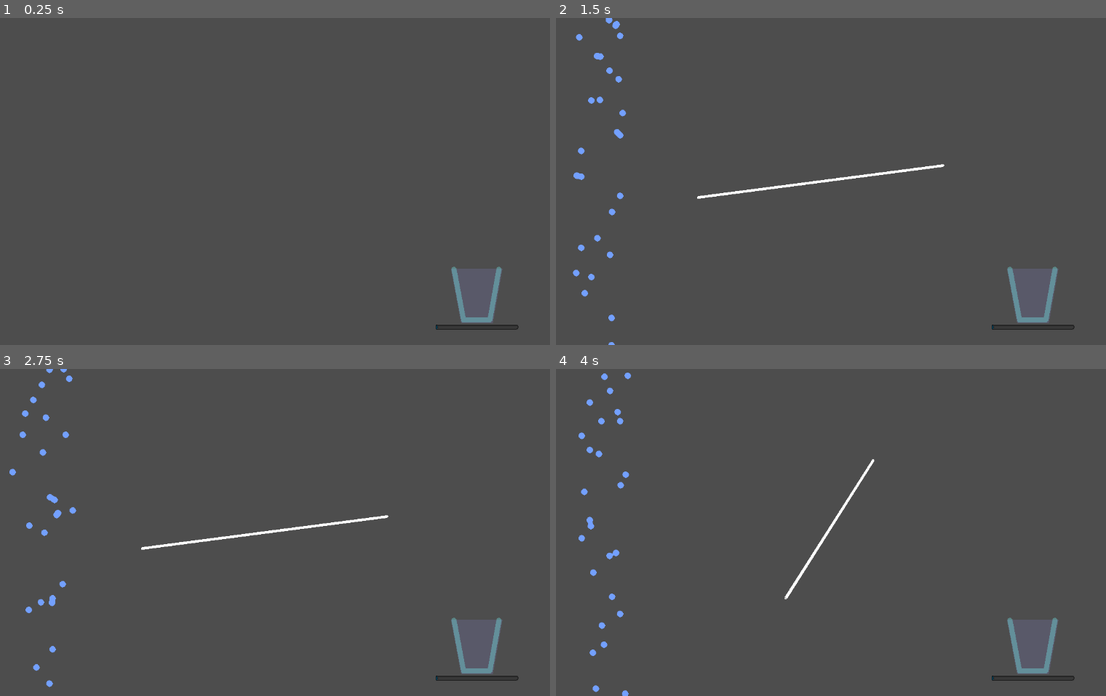
Above: before the commit, frames 1-4 (two rows, left to right).
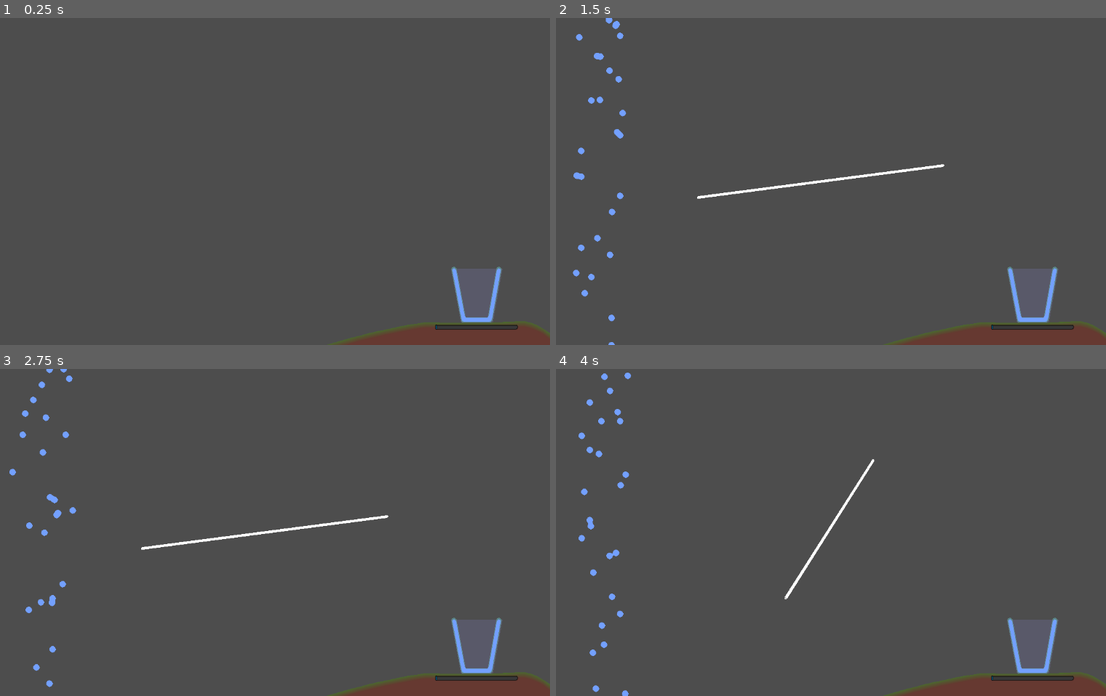
Above: after the commit, the same moments.

Repository: Alkamyst/Flow
Game: Godot game, scene res://game.tscn
Two runs of this game, one before a commit and one after it. Both use one fixed random seed, a clock stepped at 60 frames per second and the inputs below.
Inputs (mouse positions are in pixels of both pictures, inside the frame that each line leads up to):
- Up to frame 1 (0.25 s): no input
- Up to frame 2 (1.5 s): tap Enter at 0.5 s; move the mouse to (941, 165) at 0.52 s; press the mouse at (941, 165) at 0.53 s; move the mouse to (699, 197) at 1.27 s; release the mouse at (699, 197) at 1.28 s; click (699, 197) at 1.35 s
- Up to frame 3 (2.75 s): move the mouse to (319, 460) at 2.02 s; press the mouse at (319, 460) at 2.03 s
- Up to frame 4 (4 s): move the mouse to (787, 597) at 2.77 s; release the mouse at (787, 597) at 2.78 s; click (787, 597) at 2.85 s; move the mouse to (990, 581) at 3.52 s; press the mouse at (990, 581) at 3.53 s

The runs differ from the first frame. In frame 1, 2.3% of the frame differs, in the area x 59-100%, y 76-100%; in frame 2, 2.3%; in frame 3, 2.3%; in frame 4, 2.3%.

Commit message:
Drawable Terrain

Diff:
--- a/Objects/Glass/glass.tscn
+++ b/Objects/Glass/glass.tscn
@@ -62,9 +62,10 @@
 end_cap_mode = 2
 
 [node name="ProgressBar" type="ProgressBar" parent="."]
-offset_left = -81.0
+z_index = 10
+offset_left = -82.0
 offset_top = 9.0
-offset_right = 82.0
+offset_right = 81.0
 offset_bottom = 18.0
 theme = SubResource("Theme_q8hak")
 show_percentage = false
--- /dev/null
+++ b/Objects/Terrain/terrain.gd
@@ -0,0 +1,14 @@
+extends StaticBody2D
+
+@onready var curve = $"..".curve
+@onready var polygonNode: Polygon2D = $Polygon2D
+@onready var colPolygonNode: CollisionPolygon2D = $CollisionPolygon2D
+@onready var lineNode: Line2D = $Polygon2D/Line2D
+
+# Called when the node enters the scene tree for the first time.
+func _ready():
+	var polygon = curve.get_baked_points()
+
+	polygonNode.polygon = polygon
+	lineNode.points = polygon
+	colPolygonNode.polygon = polygon
--- /dev/null
+++ b/Objects/Terrain/terrain.tscn
@@ -0,0 +1,22 @@
+[gd_scene load_steps=4 format=3 uid="uid://bswhadp2y0386"]
+
+[ext_resource type="Script" uid="uid://bubf7brrg24ff" path="res://Objects/Terrain/terrain.gd" id="1_jp54w"]
+[ext_resource type="Texture2D" uid="uid://dan3i28tdp0ha" path="res://Sprites/Terrain/Dirt.png" id="2_ncmcf"]
+[ext_resource type="Texture2D" uid="uid://cpd36ghufkdhp" path="res://Sprites/Terrain/Grass.png" id="2_x36sy"]
+
+[node name="Terrain" type="StaticBody2D"]
+script = ExtResource("1_jp54w")
+
+[node name="Polygon2D" type="Polygon2D" parent="."]
+clip_children = 2
+texture = ExtResource("2_ncmcf")
+
+[node name="Line2D" type="Line2D" parent="Polygon2D"]
+closed = true
+texture = ExtResource("2_x36sy")
+texture_mode = 1
+joint_mode = 1
+begin_cap_mode = 2
+end_cap_mode = 2
+
+[node name="CollisionPolygon2D" type="CollisionPolygon2D" parent="."]
--- /dev/null
+++ b/Objects/Terrain/terrain_path.tscn
@@ -0,0 +1,11 @@
+[gd_scene load_steps=3 format=3 uid="uid://cj7gp0nfcjj7v"]
+
+[ext_resource type="PackedScene" uid="uid://bswhadp2y0386" path="res://Objects/Terrain/terrain.tscn" id="1_hwp7k"]
+
+[sub_resource type="Curve2D" id="Curve2D_ktmem"]
+bake_interval = 20.0
+
+[node name="TerrainPath" type="Path2D"]
+curve = SubResource("Curve2D_ktmem")
+
+[node name="Terrain" parent="." instance=ExtResource("1_hwp7k")]
--- a/WaterPhysics.gd
+++ b/WaterPhysics.gd
@@ -44,7 +44,7 @@
 	#add the texture to the canvas item
 	vs.canvas_item_add_texture_rect(water_particle,rect,particle_texture)
 	#set the texture color to pink
-	vs.canvas_item_set_self_modulate(water_particle,Color("ff00ffff"))
+	vs.canvas_item_set_self_modulate(water_particle,Color("00ffffff"))
 	#add RID pair to array
 	water_particles.append([water_col,water_particle])
 
--- a/Water_Color.tscn
+++ b/Water_Color.tscn
@@ -6,7 +6,7 @@
 shader = ExtResource("1")
 shader_parameter/water_speed = 0.0999999977648
 shader_parameter/color_detect_threshold = 0.5
-shader_parameter/water_dev_color = Color(1, 0, 1, 1)
+shader_parameter/water_dev_color = Color(0, 1, 1, 1)
 shader_parameter/water_color = Color(0.45242864, 0.6254468, 0.9999978, 1)
 shader_parameter/bubble_color = Color(0.3447817, 0.67875683, 1.5, 1)
 
--- a/game.tscn
+++ b/game.tscn
@@ -1,12 +1,20 @@
-[gd_scene load_steps=7 format=3 uid="uid://deyvan0uky6r3"]
+[gd_scene load_steps=9 format=3 uid="uid://deyvan0uky6r3"]
 
 [ext_resource type="PackedScene" uid="uid://b0jw83q1iis5l" path="res://water_physics.tscn" id="1_80nbo"]
 [ext_resource type="Texture2D" uid="uid://dqeu0yvreyw8h" path="res://Sprites/water_particle.png" id="2_e2o6t"]
 [ext_resource type="PackedScene" uid="uid://bhjmj57sab2r4" path="res://Water_Color.tscn" id="3_feb5d"]
 [ext_resource type="Script" uid="uid://b205hitcvum0g" path="res://line_adder.gd" id="4_fc0e3"]
 [ext_resource type="PackedScene" uid="uid://biy5qhi571oct" path="res://Objects/Glass/glass.tscn" id="5_7jktm"]
+[ext_resource type="PackedScene" uid="uid://cj7gp0nfcjj7v" path="res://Objects/Terrain/terrain_path.tscn" id="6_ryrav"]
 
 [sub_resource type="ShaderMaterial" id="ShaderMaterial_fc0e3"]
+
+[sub_resource type="Curve2D" id="Curve2D_ryrav"]
+bake_interval = 20.0
+_data = {
+"points": PackedVector2Array(-90.12822, 33.165977, 90.12822, -33.165977, 637.7165, 652.33356, 0, 0, 0, 0, 925.8979, 605.04443, -61.121468, 2.4470186, 61.121468, -2.4470186, 1083.6302, 604.2, 0, 0, 0, 0, 1193.6167, 650.64465)
+}
+point_count = 4
 
 [node name="Game" type="Node2D"]
 
@@ -29,3 +37,8 @@
 position = Vector2(1007, 599)
 
 [node name="MeshInstance2D" type="MeshInstance2D" parent="."]
+
+[node name="TerrainPath" parent="." instance=ExtResource("6_ryrav")]
+position = Vector2(-182, -830)
+scale = Vector2(1.1728724, 2.3684108)
+curve = SubResource("Curve2D_ryrav")
Not shown, added: Objects/Terrain/terrain.gd.uid
Binary file added: Sprites/Terrain/Dirt.aseprite
Binary file added: Sprites/Terrain/Dirt.png
Not shown, added: Sprites/Terrain/Dirt.png.import
Binary file added: Sprites/Terrain/Grass.aseprite
Binary file added: Sprites/Terrain/Grass.png
Not shown, added: Sprites/Terrain/Grass.png.import
Not shown, changed: Sprites/.DS_Store
Not shown, added: Sprites/TileSet/.DS_Store
